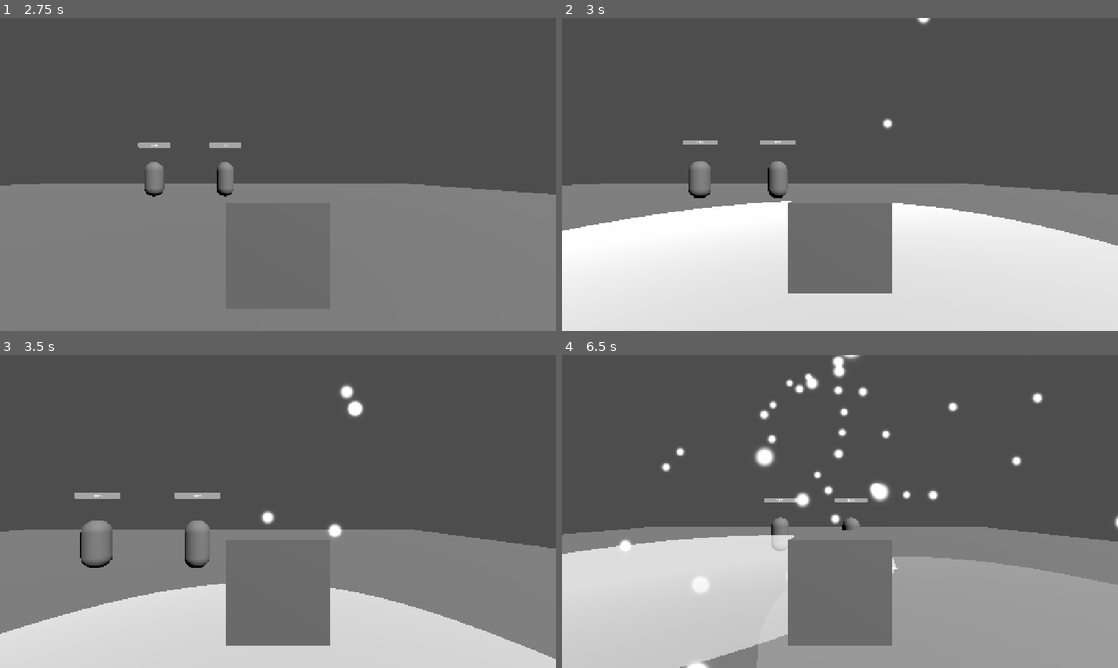
Above: before the commit, frames 1-4 (two rows, left to right).
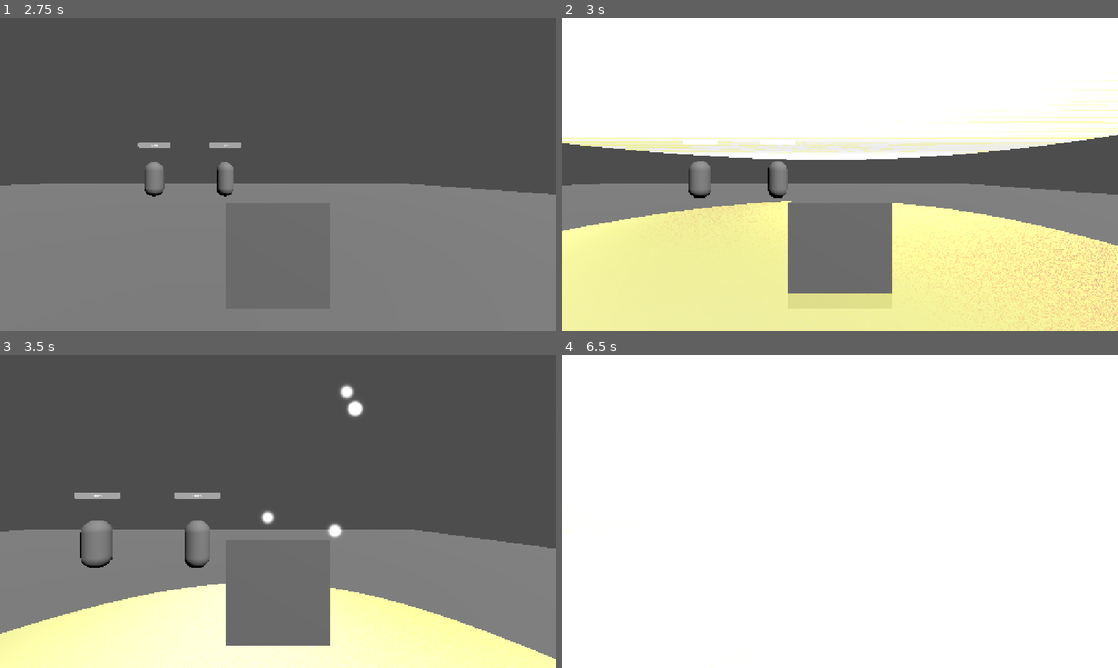
Above: after the commit, the same moments.

Repository: JonasRdeveloper/Mecanica-Basica-de-cura-individual-Godot-Engine
Game: Godot game, scene res://scr/cenas/Main.tscn
The game is run twice, just before and just after one commit, with the same random seed, the same clock (stepped at 60 frames per second) and the same inputs.
Inputs (mouse positions are in pixels of both pictures, inside the frame that each line leads up to):
- Up to frame 1 (2.75 s): tap Enter at 0.5 s; move the mouse to (400, 158) at 0.52 s; hold D (mover_para_direita) 0.53-1.28 s; tap F at 0.6 s; click (400, 158) at 0.67 s; tap Space (ui_accept) at 0.77, 1.52 s; move the mouse to (166, 190) at 1.27 s; hold S (mover_para_tras) 1.28-2.03 s; tap 1 at 1.35 s; move the mouse to (333, 105) at 2.02 s; hold D (mover_para_direita) from 2.03 s (still down); tap 2 at 2.1 s
- Up to frame 2 (3 s): move the mouse to (812, 237) at 2.77 s; release D (mover_para_direita) at 2.78 s; hold W (mover_para_frente) from 2.78 s (still down); tap F at 2.85 s; click (812, 237) at 2.92 s
- Up to frame 3 (3.5 s): keep holding W (mover_para_frente); tap Space (ui_accept) at 3.02 s
- Up to frame 4 (6.5 s): move the mouse to (1006, 558) at 3.52 s; release W (mover_para_frente) at 3.53 s; hold A (mover_para_esquerda) 3.53-5.03 s; tap 1 at 3.6, 5.85 s; tap Space (ui_accept) at 3.77, 4.52, 6.02 s; move the mouse to (673, 464) at 4.27 s; tap 2 at 4.35 s; move the mouse to (867, 511) at 5.02 s; hold S (mover_para_tras) 5.03-5.78 s; tap F at 5.1 s; click (867, 511) at 5.17 s; move the mouse to (756, 433) at 5.77 s; hold D (mover_para_direita) from 5.78 s (still down)

Frame 1 is identical in both runs. In frame 2, 75% of the frame differs, in the area x 0-100%, y 0-100%; in frame 3, 16%; in frame 4, 99%.

Commit message:
MeshInstance3D com PlaneMesh para visualização da seleção de NPCs

Diff:
--- /dev/null
+++ b/materials/CuraAOE/AOEHealArea.gdshader
@@ -0,0 +1,46 @@
+shader_type spatial;
+render_mode blend_add, cull_back, unshaded; // Aditivo para glow luminoso, sem sombreamento
+
+// Parâmetros manipuláveis (exports no Inspector)
+uniform vec4 cor_primaria : source_color = vec4(1.0, 0.9, 0.3, 0.6); // Cor principal (amarelo claro, semi-transparente)
+uniform vec4 cor_secundaria : source_color = vec4(1.0, 0.6, 0.1, 0.4); // Cor secundária (laranja/dourado para gradiente)
+uniform float intensidade_glow : hint_range(0.0, 5.0) = 2.0; // Intensidade do brilho (mais alto = mais chamativo)
+uniform float velocidade_ondas : hint_range(0.1, 5.0) = 1.5; // Velocidade de propagação das ondas de luz
+uniform float frequencia_ondas : hint_range(1.0, 15.0) = 8.0; // Frequência das ondas (mais = mais ondulações como luz)
+uniform float amplitude_ondas : hint_range(0.0, 1.0) = 0.7; // Amplitude das ondas (mais = ondas mais pronunciadas)
+uniform float densidade_ruido : hint_range(0.1, 2.0) = 0.8; // Densidade do ruído (para partículas de luz suaves)
+uniform float velocidade_ruido : hint_range(0.1, 3.0) = 0.3; // Velocidade do ruído (lento para efeito etéreo)
+uniform float fator_luz : hint_range(0.0, 2.0) = 1.2; // Fator de "refração de luz" para distorção luminosa
+
+// Função simples de ruído Perlin 2D (para partículas de luz orgânicas)
+float perlin_noise(vec2 p) {
+    return fract(sin(dot(p, vec2(12.9898, 78.233))) * 43758.5453);
+}
+
+void fragment() {
+    // Coordenadas UV normalizadas para a esfera (radial do centro)
+    vec2 uv = UV * 2.0 - 1.0; // Centro em (0,0)
+    float dist = length(uv); // Distância do centro
+
+    // Ondas de luz amarela: sin para oscilação suave, TIME para movimento radial
+    float ondas = sin(dist * frequencia_ondas - TIME * velocidade_ondas) * amplitude_ondas;
+    ondas = (ondas + 1.0) * 0.5; // Normaliza para 0-1, tornando ondas mais luminosas e suaves
+
+    // Ruído animado: Perlin com TIME para "partículas de luz" flutuantes
+    vec2 ruido_coord = uv * densidade_ruido + vec2(0.0, TIME * velocidade_ruido); // Movimento vertical para "subida"
+    float ruido = perlin_noise(ruido_coord) * 0.4; // Suavizado para não dominar as ondas
+
+    // Efeito de "refração de luz": Perturba as normais para simular distorção luminosa
+    vec3 normal_perturbada = NORMAL + vec3(ondas * fator_luz, ruido * fator_luz, 0.0);
+    normal_perturbada = normalize(normal_perturbada);
+
+    // Combina ondas + ruído + refração para intensidade
+    float intensidade = (ondas + ruido + dot(normal_perturbada, VIEW)) * intensidade_glow;
+
+    // Gradiente de cor: lerp entre primária e secundária baseado na distância e ondas
+    vec3 cor_final = mix(cor_secundaria.rgb, cor_primaria.rgb, dist * ondas);
+
+    // Saída: Albedo com glow amarelo, alpha variando para pulsar e fade
+    ALBEDO = cor_final * intensidade;
+    ALPHA = cor_primaria.a * (ondas + 0.5); // Alpha dinâmico para brilho pulsante
+}
--- /dev/null
+++ b/materials/CuraAOE/Pilar_de_luz.gdshader
@@ -0,0 +1,45 @@
+shader_type spatial;
+render_mode blend_add, cull_back, unshaded;
+
+uniform vec4 cor_primaria : source_color = vec4(1.0, 0.95, 0.4, 0.8);
+uniform vec4 cor_secundaria : source_color = vec4(1.0, 0.7, 0.2, 0.6);
+uniform float intensidade_glow : hint_range(0.0, 6.0) = 3.5;
+uniform float velocidade_ondas : hint_range(0.1, 6.0) = 2.0;
+uniform float frequencia_ondas : hint_range(1.0, 25.0) = 12.0;
+uniform float amplitude_ondas : hint_range(0.0, 1.2) = 1.0;
+uniform float densidade_ruido : hint_range(0.1, 3.0) = 1.5;
+uniform float velocidade_ruido : hint_range(0.1, 5.0) = 1.2;
+uniform float fator_distorcao : hint_range(0.0, 3.0) = 1.8;
+uniform float fase_surgimento : hint_range(0.0, 1.0) = 0.0; // NOVO: Controla explosão (0=normal, 1=full power)
+
+float perlin_noise(float p) {
+    return fract(sin(p * 12.9898) * 43758.5453);
+}
+
+void fragment() {
+    float altura = UV.y;
+    float radial = length(UV - vec2(0.5));
+
+    // Ondas explosivas: MAIS INTENSAS durante surgimento
+    float ondas = sin(altura * frequencia_ondas + TIME * velocidade_ondas) * amplitude_ondas * (1.0 + fase_surgimento * 2.0);
+    ondas = (ondas + 1.0) * 0.5;
+
+    // Ruído TURBULENTO durante surgimento
+    float ruido_coord = altura * densidade_ruido + TIME * velocidade_ruido;
+    float ruido = perlin_noise(ruido_coord) * (0.7 + fase_surgimento);
+
+    // Distorção EXPLOSIVA
+    vec3 normal_perturbada = NORMAL + vec3(
+        ondas * fator_distorcao * (1.0 + fase_surgimento),
+        ruido * fator_distorcao * (1.5 + fase_surgimento),
+        radial * fator_distorcao
+    );
+    normal_perturbada = normalize(normal_perturbada);
+
+    float intensidade = (ondas + ruido + dot(normal_perturbada, VIEW)) * intensidade_glow * (1.0 + fase_surgimento);
+
+    vec3 cor_final = mix(cor_secundaria.rgb, cor_primaria.rgb, altura + ondas * 0.7 + fase_surgimento);
+
+    ALBEDO = cor_final * intensidade;
+    ALPHA = cor_primaria.a * (ondas + 0.8 + fase_surgimento * 0.5);
+}
--- a/scr/cenas/AOEHealArea.tscn
+++ b/scr/cenas/AOEHealArea.tscn
@@ -1,28 +1,69 @@
 [gd_scene format=3 uid="uid://ciutmu2tikw8p"]
 
 [ext_resource type="Script" uid="uid://i4hj05nhn7y" path="res://scr/roteiros/aoe_heal_area.gd" id="1_lp53n"]
+[ext_resource type="Shader" uid="uid://cdpgor2dxf1kk" path="res://materials/CuraAOE/AOEHealArea.gdshader" id="2_rgmhj"]
 [ext_resource type="PackedScene" uid="uid://gm8mive406v5" path="res://scr/cenas/gpu_particles_3d.tscn" id="2_xd2fl"]
+[ext_resource type="Shader" uid="uid://dmprokrhbldf5" path="res://materials/CuraAOE/Pilar_de_luz.gdshader" id="3_wtk61"]
 
-[sub_resource type="StandardMaterial3D" id="StandardMaterial3D_lp53n"]
-transparency = 1
-blend_mode = 1
-cull_mode = 2
-albedo_color = Color(1, 1, 1, 0.11372549)
+[sub_resource type="ShaderMaterial" id="ShaderMaterial_wtk61"]
+render_priority = 0
+shader = ExtResource("2_rgmhj")
+shader_parameter/cor_primaria = Color(1, 0.9, 0.3, 0.6)
+shader_parameter/cor_secundaria = Color(1, 0.6, 0.1, 0.4)
+shader_parameter/intensidade_glow = 2.0
+shader_parameter/velocidade_ondas = 2.0
+shader_parameter/frequencia_ondas = 5.0
+shader_parameter/amplitude_ondas = 0.5
+shader_parameter/densidade_ruido = 1.0
+shader_parameter/velocidade_ruido = 0.5
+shader_parameter/fator_luz = 1.2
 
 [sub_resource type="CylinderMesh" id="CylinderMesh_crva8"]
-material = SubResource("StandardMaterial3D_lp53n")
+material = SubResource("ShaderMaterial_wtk61")
 top_radius = 5.0
 height = 0.1
+
+[sub_resource type="ShaderMaterial" id="ShaderMaterial_qj2a3"]
+render_priority = 0
+shader = ExtResource("3_wtk61")
+shader_parameter/cor_primaria = Color(1, 0.95, 0.4, 0.7)
+shader_parameter/cor_secundaria = Color(1, 0.7, 0.2, 0.5)
+shader_parameter/intensidade_glow = 2.5
+shader_parameter/velocidade_ondas = 1.0
+shader_parameter/frequencia_ondas = 10.0
+shader_parameter/amplitude_ondas = 0.8
+shader_parameter/densidade_ruido = 1.2
+shader_parameter/velocidade_ruido = 0.8
+shader_parameter/fator_distorcao = 1.0
+shader_parameter/fase_surgimento = 0.0
+
+[sub_resource type="CylinderMesh" id="CylinderMesh_h7ybv"]
+material = SubResource("ShaderMaterial_qj2a3")
+top_radius = 5.0
+bottom_radius = 5.0
+height = 4.6
 
 [sub_resource type="CylinderShape3D" id="CylinderShape3D_lp53n"]
 height = 0.1
 radius = 5.0
 
-[node name="AoeHealArea" type="Area3D" unique_id=253591162]
+[node name="AoeHealArea" type="Area3D" unique_id=253591162 node_paths=PackedStringArray("mesh_visual", "cilindro_luz")]
 script = ExtResource("1_lp53n")
+cura_por_tick = null
+duracao_total = null
+intervalo_cura = null
+duracao_surgimento = null
+altura_maxima_cilindro = null
+mesh_visual = NodePath("MeshInstance3D")
+cilindro_luz = NodePath("MeshInstance3D2")
 
 [node name="MeshInstance3D" type="MeshInstance3D" parent="." unique_id=536397231]
 mesh = SubResource("CylinderMesh_crva8")
+
+[node name="MeshInstance3D2" type="MeshInstance3D" parent="." unique_id=1464811550]
+transform = Transform3D(1, 0, 0, 0, 1, 0, 0, 0, 1, 0, 2.3519115, 0)
+visible = false
+mesh = SubResource("CylinderMesh_h7ybv")
 
 [node name="CollisionShape3D" type="CollisionShape3D" parent="." unique_id=1695456142]
 transform = Transform3D(1, 0, 0, 0, 1, 0, 0, 0, 1, 0, 0.06796229, 0)
--- a/scr/cenas/campones.tscn
+++ b/scr/cenas/campones.tscn
@@ -10,6 +10,12 @@
 
 [sub_resource type="ViewportTexture" id="ViewportTexture_622jw"]
 viewport_path = NodePath("SubViewport")
+
+[sub_resource type="ORMMaterial3D" id="ORMMaterial3D_t1sdb"]
+albedo_color = Color(1, 1, 0, 1)
+
+[sub_resource type="PlaneMesh" id="PlaneMesh_t1sdb"]
+material = SubResource("ORMMaterial3D_t1sdb")
 
 [node name="Campones" type="CharacterBody3D" unique_id=1230354255 groups=["feridos"]]
 script = ExtResource("1_i80bn")
@@ -31,3 +37,8 @@
 texture = SubResource("ViewportTexture_622jw")
 
 [node name="GameManager" parent="." unique_id=1556871616 instance=ExtResource("2_t1sdb")]
+
+[node name="Indicador_de_selecao" type="MeshInstance3D" parent="." unique_id=1661682622]
+transform = Transform3D(1, 0, 0, 0, 1, 0, 0, 0, 1, 0, 0.04, 0)
+visible = false
+mesh = SubResource("PlaneMesh_t1sdb")
--- a/scr/roteiros/aoe_heal_area.gd
+++ b/scr/roteiros/aoe_heal_area.gd
@@ -1,22 +1,29 @@
 extends Area3D
 class_name AoeHealArea
 
-@export var cura_por_tick: float = 10.0      # Cura aplicada a cada intervalo
-@export var duracao_total: float = 5.0       # Tempo total que a área permanece ativa (em segundos)
-@export var intervalo_cura: float = 1.0      # Tempo entre cada aplicação de cura
-
-var alvos_dentro: Array[CharacterBody3D] = []  # Lista de camponeses dentro da área
+@export var cura_por_tick: float = 10.0
+@export var duracao_total: float = 5.0
+@export var intervalo_cura: float = 1.0
+@export var duracao_surgimento: float = 0.8     # Duração do surgimento cinematográfico
+@export var altura_maxima_cilindro: float = 6.0 # Altura final do pilar (escala Y = 1.0)
+
+var alvos_dentro: Array[CharacterBody3D] = []
+
+@export var mesh_visual: MeshInstance3D     # ← Esfera/base (arraste no Inspector)
+@export var cilindro_luz: MeshInstance3D    # ← Pilar de luz (arraste no Inspector)
 
 @onready var timer_cura: Timer = $TimerCura
-@onready var mesh_visual: MeshInstance3D = $MeshInstance3D  # Opcional, para fade out
 
 func _ready() -> void:
-	# Configura o timer de cura com base nos valores exportados
+	# Proteções contra valores inválidos
+	duracao_surgimento = clamp(duracao_surgimento, 0.3, 1.5)
+
+	# Configuração do timer de cura periódica
 	timer_cura.wait_time = intervalo_cura
 	timer_cura.timeout.connect(_aplicar_cura_tick)
 	timer_cura.start()
 
-	# Timer para destruir automaticamente a área após a duração total
+	# Auto-destruição automática
 	var timer_destruicao: Timer = Timer.new()
 	add_child(timer_destruicao)
 	timer_destruicao.wait_time = duracao_total
@@ -24,25 +31,31 @@
 	timer_destruicao.timeout.connect(queue_free)
 	timer_destruicao.start()
 
-	# Garante que há um material override (configure no editor para transparência Alpha)
-	if not mesh_visual.material_override:
-		var material = StandardMaterial3D.new()
-		material.transparency = BaseMaterial3D.TRANSPARENCY_ALPHA  # Ativa transparência
-		material.albedo_color = Color(1.0, 1.0, 1.0, 1.0)  # Exemplo: azul semi-transparente
-		mesh_visual.material_override = material
-
-	# Tween no alpha da cor albedo do material
-	var tween: Tween = create_tween()
-	tween.set_trans(Tween.TRANS_LINEAR).set_ease(Tween.EASE_IN)
-	tween.tween_property(mesh_visual.material_override, "albedo_color:a", 0.0, duracao_total)
-
-	# Conecta detecção de entrada e saída
+	# Inicia o surgimento cinematográfico
+	_iniciar_surgimento_cinematografico()
+
+	# Calcula quando começar o fade-out gradual (ex: últimos ~45% da duração)
+	var tempo_ate_inicio_fade = duracao_total * 0.55
+	var duracao_fade_out_real = duracao_total - tempo_ate_inicio_fade  # ~45% do tempo total
+
+	var timer_fade_out: Timer = Timer.new()
+	add_child(timer_fade_out)
+	timer_fade_out.wait_time = tempo_ate_inicio_fade
+	timer_fade_out.one_shot = true
+	timer_fade_out.timeout.connect(_iniciar_fade_out_gradual.bind(duracao_fade_out_real))
+	timer_fade_out.start()
+
+	# Conexões de detecção de corpos
 	body_entered.connect(_ao_entrar_corpo)
 	body_exited.connect(_ao_sair_corpo)
 
-	# Configurações de colisão: só detecta, não colide fisicamente
-	collision_layer = 0          # Não colide com nada
-	collision_mask = 1           # Detecta layer 1 (ajuste conforme suas camadas de colisão)
+	# Configuração de colisão (apenas detecção, sem física)
+	collision_layer = 0
+	collision_mask = 1  # Ajuste conforme sua layer de personagens
+
+# ────────────────────────────────────────────────
+# Detecção de entrada / saída
+# ────────────────────────────────────────────────
 
 func _ao_entrar_corpo(corpo: Node3D) -> void:
 	if corpo is CharacterBody3D and corpo.is_in_group("feridos") and not alvos_dentro.has(corpo):
@@ -53,6 +66,10 @@
 	if corpo is CharacterBody3D and alvos_dentro.has(corpo):
 		alvos_dentro.erase(corpo)
 		print("Camponês saiu da área de cura: ", corpo.name)
+
+# ────────────────────────────────────────────────
+# Cura periódica
+# ────────────────────────────────────────────────
 
 func _aplicar_cura_tick() -> void:
 	for alvo in alvos_dentro:
@@ -63,12 +80,11 @@
 		else:
 			print("Alvo sem componente de Saúde: ", alvo.name)
 
-	# Reinicia o timer para o próximo tick
 	timer_cura.start()
 
-# Função auxiliar para encontrar o componente de saúde com segurança
 func _obter_componente_saude(alvo: CharacterBody3D) -> Health:
-	if alvo == null: return null
+	if alvo == null:
+		return null
 
 	var comp = alvo.get_node_or_null("Health")
 	if comp == null:
@@ -77,3 +93,118 @@
 				comp = filho
 				break
 	return comp
+
+# ────────────────────────────────────────────────
+# Surgimento cinematográfico
+# ────────────────────────────────────────────────
+
+func _iniciar_surgimento_cinematografico() -> void:
+	if not cilindro_luz:
+		print("CilindroLuz não encontrado na cena!")
+		return
+
+	# Estado inicial: invisível e sem altura
+	cilindro_luz.scale = Vector3(1.0, 0.01, 1.0)
+
+	var material_cilindro: ShaderMaterial = cilindro_luz.material_override
+	if material_cilindro:
+		material_cilindro.set_shader_parameter("fase_surgimento", 0.0)
+		var cor_inicial = material_cilindro.get_shader_parameter("cor_primaria")
+		cor_inicial.a = 0.0
+		material_cilindro.set_shader_parameter("cor_primaria", cor_inicial)
+
+	# Tween de surgimento
+	var tween: Tween = create_tween()
+	tween.set_trans(Tween.TRANS_CUBIC).set_ease(Tween.EASE_OUT)
+
+	tween.parallel().tween_property(cilindro_luz, "scale:y", 1.0, duracao_surgimento)
+
+	tween.parallel().tween_method(
+		func(valor: float):
+			if material_cilindro:
+				var cor = material_cilindro.get_shader_parameter("cor_primaria")
+				cor.a = valor
+				material_cilindro.set_shader_parameter("cor_primaria", cor)
+				material_cilindro.set_shader_parameter("fase_surgimento", valor),
+		0.0, 1.0, duracao_surgimento
+	)
+
+	# Burst final no topo
+	tween.tween_interval(duracao_surgimento * 0.6)
+	tween.tween_property(cilindro_luz, "scale:x", 1.4, 0.15).set_trans(Tween.TRANS_SINE)
+	tween.parallel().tween_property(cilindro_luz, "scale:z", 1.4, 0.15).set_trans(Tween.TRANS_SINE)
+	tween.tween_property(cilindro_luz, "scale:x", 1.0, 0.25)
+	tween.parallel().tween_property(cilindro_luz, "scale:z", 1.0, 0.25)
+
+# ────────────────────────────────────────────────
+# Fade-out gradual (começa antes do fim e é perceptível)
+# ────────────────────────────────────────────────
+
+func _iniciar_fade_out_gradual(duracao_fade_out: float) -> void:
+	if duracao_fade_out <= 0.01:
+		print("Fade-out ignorado: duração muito curta ou inválida")
+		return
+
+	var tween_out: Tween = create_tween()
+	tween_out.set_trans(Tween.TRANS_SINE).set_ease(Tween.EASE_IN_OUT)
+
+	var tween_tinha_algum_alvo = false
+
+	# Esfera (base)
+	if mesh_visual:
+		if mesh_visual.material_override is ShaderMaterial:
+			tween_tinha_algum_alvo = true
+			var mat_esfera: ShaderMaterial = mesh_visual.material_override
+			var cor_inicial_esf = mat_esfera.get_shader_parameter("cor_primaria") if mat_esfera.has_shader_parameter("cor_primaria") else Color(1,1,1,1)
+
+			tween_out.parallel().tween_method(
+				func(v: float):
+					var c = cor_inicial_esf
+					c.a = lerp(cor_inicial_esf.a, 0.0, v)
+					mat_esfera.set_shader_parameter("cor_primaria", c)
+					if mat_esfera.has_shader_parameter("intensidade_glow"):
+						var glow = mat_esfera.get_shader_parameter("intensidade_glow")
+						mat_esfera.set_shader_parameter("intensidade_glow", lerp(glow, 0.0, v)),
+				0.0, 1.0, duracao_fade_out
+			)
+		else:
+			print("Aviso: mesh_visual existe, mas material_override não é ShaderMaterial")
+	else:
+		print("Aviso: mesh_visual não foi atribuído (null)")
+
+	# Cilindro (pilar)
+	if cilindro_luz:
+		if cilindro_luz.material_override is ShaderMaterial:
+			tween_tinha_algum_alvo = true
+			var mat_cil: ShaderMaterial = cilindro_luz.material_override
+			var cor_inicial_cil = mat_cil.get_shader_parameter("cor_primaria") if mat_cil.has_shader_parameter("cor_primaria") else Color(1,1,1,1)
+			var fase_inicial = mat_cil.get_shader_parameter("fase_surgimento") if mat_cil.has_shader_parameter("fase_surgimento") else 0.0
+
+			tween_out.parallel().tween_method(
+				func(v: float):
+					var c = cor_inicial_cil
+					c.a = lerp(cor_inicial_cil.a, 0.0, v)
+					mat_cil.set_shader_parameter("cor_primaria", c)
+
+					mat_cil.set_shader_parameter("fase_surgimento", lerp(fase_inicial, 0.0, v))
+					if mat_cil.has_shader_parameter("intensidade_glow"):
+						var glow = mat_cil.get_shader_parameter("intensidade_glow")
+						mat_cil.set_shader_parameter("intensidade_glow", lerp(glow, 0.1, v)),
+				0.0, 1.0, duracao_fade_out
+			)
+
+			# Contração vertical
+			tween_out.parallel().tween_property(cilindro_luz, "scale:y", 0.05, duracao_fade_out)
+
+			# Encolhimento radial suave
+			tween_out.tween_property(cilindro_luz, "scale:x", 0.7, duracao_fade_out * 0.7)
+			tween_out.parallel().tween_property(cilindro_luz, "scale:z", 0.7, duracao_fade_out * 0.7)
+		else:
+			print("Aviso: cilindro_luz existe, mas material_override não é ShaderMaterial")
+	else:
+		print("Aviso: cilindro_luz não foi atribuído (null)")
+
+	# Se ninguém foi tweenado → tween vazio → erro
+	if not tween_tinha_algum_alvo:
+		print("AVISO CRÍTICO: Nenhum material válido encontrado para fade-out → tween vazio!")
+		tween_out.kill()  # Mata o tween vazio para evitar o erro no console22
--- a/scr/roteiros/sacerdote.gd
+++ b/scr/roteiros/sacerdote.gd
@@ -95,10 +95,27 @@
 
 	var result = estado_espaco.intersect_ray(query)
 
+	# 1. Sempre esconde o indicador do NPC atualmente selecionado (se existir)
+	if npc_selecionado != null:
+		var indicador_antigo = npc_selecionado.get_node_or_null("Indicador_de_selecao")
+		if indicador_antigo:
+			indicador_antigo.visible = false
+			print("Deselecionou NPC anterior: ", npc_selecionado.name)
+
+	# 2. Verifica se acertou um novo NPC válido
 	if result and result.collider is CharacterBody3D:
 		npc_selecionado = result.collider
+
 		print("NPC selecionado: ", npc_selecionado.name)
+
+		# Mostra o indicador do novo selecionado
+		var indicador_novo = npc_selecionado.get_node_or_null("Indicador_de_selecao")
+		if indicador_novo:
+			indicador_novo.visible = true
+		else:
+			print("Aviso: NPC selecionado não tem nó 'Indicador_de_selecao'")
 	else:
+		# Nenhum NPC válido clicado → limpa a seleção
 		npc_selecionado = null
 		print("Nenhum NPC selecionado.")
 
@@ -168,6 +185,7 @@
 	get_tree().current_scene.add_child(instancia_area)
 	instancia_area.global_position = pre_visualizacao_instancia.global_position
 	instancia_area.get_node("GPUParticles3D").set_emitting(true)
+	instancia_area.get_node("MeshInstance3D2").set_visible(true)
 
 	print("Área de Cura AOE colocada em: ", instancia_area.global_position)
 
Not shown, added: materials/CuraAOE/AOEHealArea.gdshader.uid
Not shown, added: materials/CuraAOE/Pilar_de_luz.gdshader.uid
